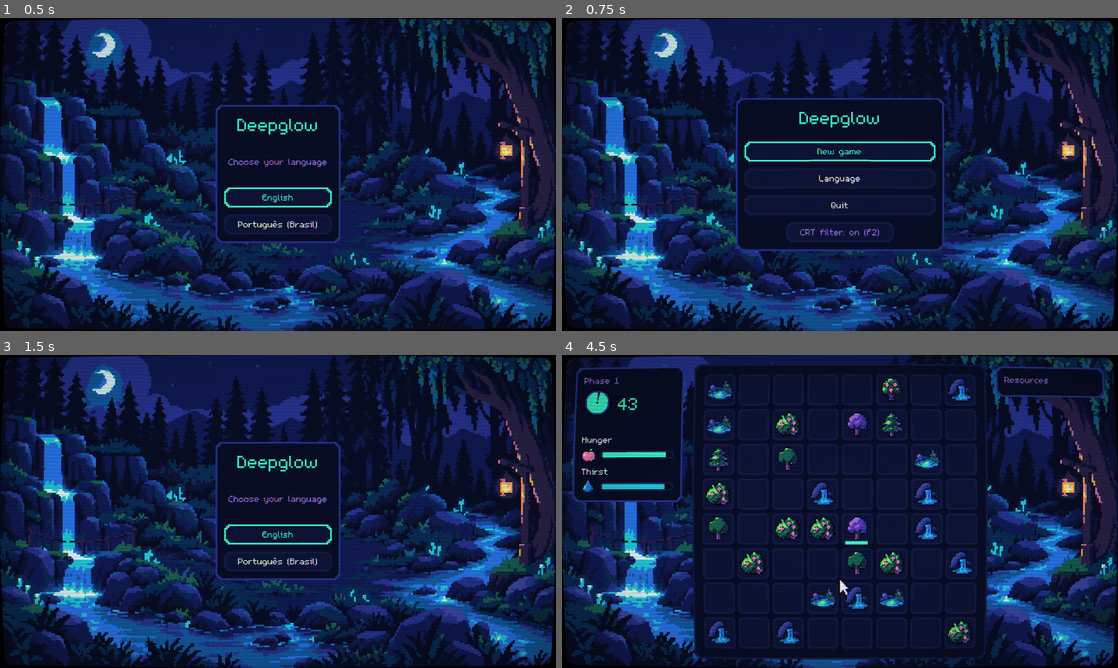
Above: before the commit, frames 1-4 (two rows, left to right).
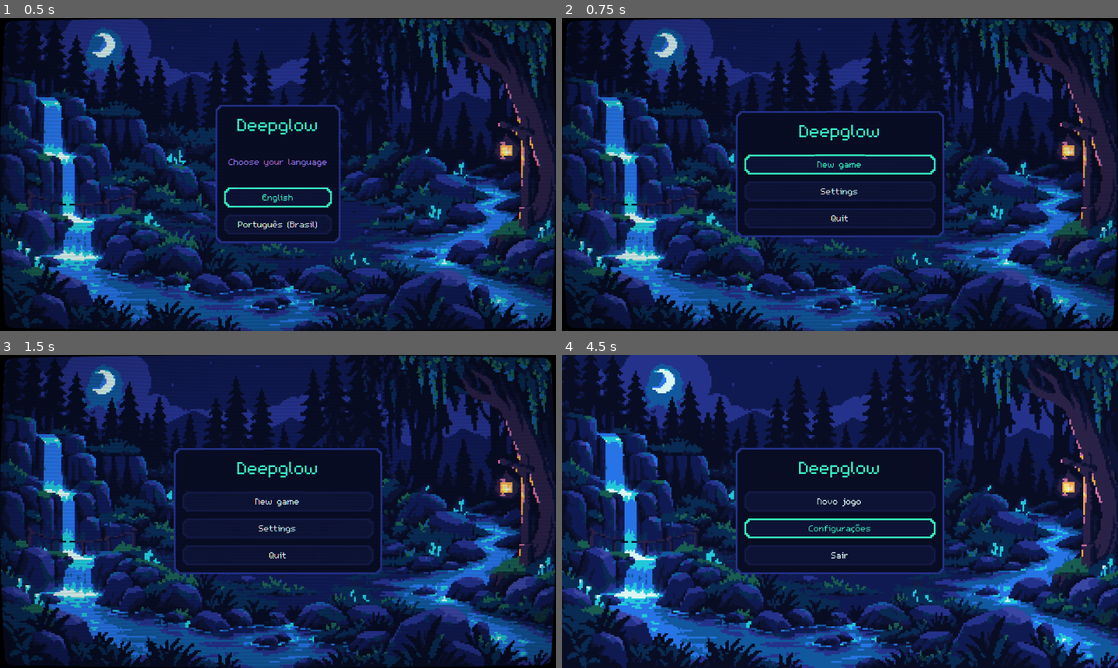
Above: after the commit, the same moments.

Repository: thiagoalgo/deepglow-ai-original
Game: Godot game, scene res://src/main/app.tscn
The game is run twice, just before and just after one commit, with the same random seed, the same clock (stepped at 60 frames per second) and the same inputs.
Inputs (mouse positions are in pixels of both pictures, inside the frame that each line leads up to):
- Up to frame 1 (0.5 s): no input
- Up to frame 2 (0.75 s): click "English" at 0.5 s
- Up to frame 3 (1.5 s): click (278, 514) at 1.25 s, where only the run before the commit has a clickable "Language"
- Up to frame 4 (4.5 s): click (840, 527) at 2 s, where only the run after the commit has a clickable "Settings"; click (840, 480) at 2.77 s; click (840, 511) at 3.52 s; click (840, 580) at 4.25 s, where only the run after the commit has a clickable "Voltar"

Frame 1 is identical in both runs. In frame 2, 4.6% of the frame differs, in the area x 31-69%, y 25-75%; in frame 3, 6.2%; in frame 4, 44%, in the area x 0-100%, y 0-100%.

Commit message:
feat: add settings screen (language, CRT, fullscreen) and save indicator
The title menu now has a single Settings entry; each setting is a
SettingRow applied and saved immediately (F11 toggles fullscreen).
Saves show a "Saving / Game saved" badge next to the Start button,
held for a few seconds since writing the save is instant. The GDD
roadmap gains M7 (publishing).

Co-Authored-By: Claude Opus 5.5 <noreply@anthropic.com>
Claude-Session: https://claude.ai/code/session_012dh8mRUjYh5ntJv4jzA78g

Diff:
--- a/localization/translations.csv
+++ b/localization/translations.csv
@@ -10,10 +10,17 @@
 UI_LANGUAGE,Language,Idioma
 UI_QUIT,Quit,Sair
 UI_MAIN_MENU,Menu,Menu
+UI_SETTINGS,Settings,Configurações
+UI_SETTING_CRT,CRT filter,Filtro CRT
+UI_SETTING_FULLSCREEN,Fullscreen,Tela cheia
+UI_ON,On,Ligado
+UI_OFF,Off,Desligado
+UI_BACK,Back,Voltar
+UI_SAVING,Saving,Salvando
+UI_SAVED,Game saved,Jogo salvo
+UI_SAVE_FAILED,Save failed,Falha ao salvar
 UI_BUY,Buy,Comprar
 UI_MAXED,Max,Máx
-UI_CRT_ON,CRT filter: on (F2),Filtro CRT: ligado (F2)
-UI_CRT_OFF,CRT filter: off (F2),Filtro CRT: desligado (F2)
 UI_SELECT_UPGRADE,Select an upgrade to see its details.,Selecione uma evolução para ver os detalhes.
 UI_LEVEL,%d/%d,%d/%d
 UI_UPGRADES_TITLE,Upgrades,Evoluções
--- a/project.godot
+++ b/project.godot
@@ -63,6 +63,11 @@
 "events": [Object(InputEventKey,"resource_local_to_scene":false,"resource_name":"","device":-1,"window_id":0,"alt_press …(195 unchanged characters)…
 ]
 }
+toggle_fullscreen={
+"deadzone": 0.2,
+"events": [Object(InputEventKey,"resource_local_to_scene":false,"resource_name":"","device":-1,"window_id":0,"alt_pressed":false,"shift_pressed":false,"ctrl_pressed":false,"meta_pressed":false,"pressed":false,"keycode":0,"physical_keycode":4194342,"key_label":0,"unicode":0,"location":0,"echo":false,"script":null)
+]
+}
 
 [internationalization]
 
--- a/src/autoload/settings.gd
+++ b/src/autoload/settings.gd
@@ -1,12 +1,13 @@
 extends Node
 ## Player settings (autoload "Settings"), persisted to user://settings.cfg.
 ##
-## Owns the active locale and the CRT filter switch. To add a language: add a column to
+## Owns the active locale, the CRT filter and fullscreen (edited on the Settings screen). To add a language: add a column to
 ## localization/translations.csv, register the generated .translation in
 ## Project Settings > Localization, and add an entry to SUPPORTED_LOCALES.
 
 signal locale_changed(locale: String)
 signal crt_changed(enabled: bool)
+signal fullscreen_changed(enabled: bool)
 
 const SAVE_PATH := "user://settings.cfg"
 const DEFAULT_LOCALE := "en"
@@ -19,6 +20,8 @@
 var locale: String = DEFAULT_LOCALE
 ## Soft CRT look (curved tube, scanlines). Toggle: title screen or the toggle_crt action (F2).
 var crt_enabled: bool = true
+## Toggle: Settings screen or the toggle_fullscreen action (F11).
+var fullscreen: bool = false
 
 var _config := ConfigFile.new()
 var _has_saved_locale: bool = false
@@ -27,6 +30,8 @@
 func _ready() -> void:
 	_load()
 	_apply_locale()
+	if fullscreen:
+		_apply_fullscreen()
 
 
 ## True once the player has picked a language at least once.
@@ -51,6 +56,13 @@
 	crt_changed.emit(crt_enabled)
 
 
+func set_fullscreen(enabled: bool) -> void:
+	fullscreen = enabled
+	_apply_fullscreen()
+	_save()
+	fullscreen_changed.emit(fullscreen)
+
+
 ## Best supported match for a system/locale string (e.g. "pt_PT" -> "pt_BR").
 static func match_supported_locale(requested: String) -> String:
 	if SUPPORTED_LOCALES.has(requested):
@@ -66,6 +78,13 @@
 	TranslationServer.set_locale(locale)
 
 
+func _apply_fullscreen() -> void:
+	if DisplayServer.get_name() == "headless":
+		return
+	var mode := DisplayServer.WINDOW_MODE_FULLSCREEN if fullscreen else DisplayServer.WINDOW_MODE_WINDOWED
+	DisplayServer.window_set_mode(mode)
+
+
 func _load() -> void:
 	if _config.load(SAVE_PATH) == OK and _config.has_section_key("general", "locale"):
 		locale = match_supported_locale(str(_config.get_value("general", "locale")))
@@ -73,12 +92,14 @@
 	else:
 		locale = match_supported_locale(OS.get_locale())
 	crt_enabled = bool(_config.get_value("video", "crt", crt_enabled))
+	fullscreen = bool(_config.get_value("video", "fullscreen", fullscreen))
 
 
 func _save() -> void:
 	if _has_saved_locale:
 		_config.set_value("general", "locale", locale)
 	_config.set_value("video", "crt", crt_enabled)
+	_config.set_value("video", "fullscreen", fullscreen)
 	var err := _config.save(SAVE_PATH)
 	if err != OK:
 		push_error("Failed to save settings: %s" % error_string(err))
--- a/src/game/game.gd
+++ b/src/game/game.gd
@@ -60,11 +60,13 @@
 	_bind_run_state()
 
 
-## Writes the current run to the save slot. Only meaningful between phases.
+## Writes the current run to the save slot and shows the save badge on the
+## upgrade screen (saves only happen between phases).
 func save_run() -> void:
 	var err := SaveSystem.write(SaveGame.capture(run_seed, phase_number, inventory, progression))
 	if err != OK:
 		push_error("Failed to save the run: %s" % error_string(err))
+	upgrade_screen.show_save(err == OK)
 
 
 ## Seed for a given phase: stable per run, different per phase.
--- a/src/main/app.gd
+++ b/src/main/app.gd
@@ -24,6 +24,9 @@
 	if event.is_action_pressed(&"toggle_crt"):
 		Settings.set_crt_enabled(not Settings.crt_enabled)
 		get_viewport().set_input_as_handled()
+	elif event.is_action_pressed(&"toggle_fullscreen"):
+		Settings.set_fullscreen(not Settings.fullscreen)
+		get_viewport().set_input_as_handled()
 
 
 ## Largest integer scale that fits the window; the rest is black letterbox.
--- a/src/main/main.gd
+++ b/src/main/main.gd
@@ -1,12 +1,13 @@
 extends Node
 ## Entry point and screen flow:
 ##   first launch: LanguageSelect -> TitleMenu;  later launches: TitleMenu
-##   TitleMenu -> Game (continue the saved run or start a new one) / LanguageSelect
+##   TitleMenu -> Game (continue the saved run or start a new one) / SettingsScreen
 ##   Game "Menu" -> TitleMenu
 ## Screens are PackedScene exports that only emit signals; Main swaps them.
 
 @export var language_select_scene: PackedScene
 @export var title_menu_scene: PackedScene
+@export var settings_scene: PackedScene
 @export var game_scene: PackedScene
 
 var _current_screen: Node
@@ -25,14 +26,20 @@
 	_switch_to(screen)
 
 
-func _show_title_menu() -> void:
+func _show_title_menu(from_settings: bool = false) -> void:
 	var save := SaveSystem.read()
 	var screen := title_menu_scene.instantiate() as TitleMenu
-	screen.setup(save.phase_number + 1 if save else 0)
+	screen.setup(save.phase_number + 1 if save else 0, from_settings)
 	screen.continue_requested.connect(_start_game.bind(save), CONNECT_ONE_SHOT)
 	screen.new_game_requested.connect(_on_new_game_requested, CONNECT_ONE_SHOT)
-	screen.language_requested.connect(_show_language_select, CONNECT_ONE_SHOT)
+	screen.settings_requested.connect(_show_settings, CONNECT_ONE_SHOT)
 	screen.quit_requested.connect(get_tree().quit, CONNECT_ONE_SHOT)
+	_switch_to(screen)
+
+
+func _show_settings() -> void:
+	var screen := settings_scene.instantiate() as SettingsScreen
+	screen.closed.connect(_show_title_menu.bind(true), CONNECT_ONE_SHOT)
 	_switch_to(screen)
 
 
--- a/src/main/main.tscn
+++ b/src/main/main.tscn
@@ -4,9 +4,11 @@
 [ext_resource type="PackedScene" path="res://src/ui/language_select/language_select.tscn" id="2_lang"]
 [ext_resource type="PackedScene" path="res://src/game/game.tscn" id="3_game"]
 [ext_resource type="PackedScene" path="res://src/ui/title_menu/title_menu.tscn" id="4_title"]
+[ext_resource type="PackedScene" path="res://src/ui/settings/settings_screen.tscn" id="5_settings"]
 
 [node name="Main" type="Node"]
 script = ExtResource("1_main")
 language_select_scene = ExtResource("2_lang")
 title_menu_scene = ExtResource("4_title")
+settings_scene = ExtResource("5_settings")
 game_scene = ExtResource("3_game")
--- a/src/ui/language_select/language_select.gd
+++ b/src/ui/language_select/language_select.gd
@@ -3,7 +3,8 @@
 ## Start screen: pick the game language.
 ## One button per entry in Settings.SUPPORTED_LOCALES (built at runtime).
 ## Focusing/hovering a language previews the whole screen in that language;
-## confirming persists it through Settings. Shown on first launch and from the title menu.
+## confirming persists it through Settings. Shown only on first launch
+## (later changes: Settings screen).
 
 signal language_confirmed(locale: String)
 
--- /dev/null
+++ b/src/ui/save_indicator/save_icon.gd
@@ -0,0 +1,50 @@
+@tool
+class_name SaveIcon
+extends Control
+## 16x16 pixel icon for the save indicator: three blinking dots while saving,
+## a check when saved, a cross on failure. Whole 2x2 blocks, palette only.
+
+enum Look { DOTS, CHECK, CROSS }
+
+const SIZE := 16
+const CHECK_BLOCKS: Array[Vector2i] = [
+	Vector2i(1, 8), Vector2i(3, 10), Vector2i(5, 12), Vector2i(7, 10),
+	Vector2i(9, 8), Vector2i(11, 6), Vector2i(13, 4),
+]
+const CROSS_BLOCKS: Array[Vector2i] = [
+	Vector2i(3, 3), Vector2i(5, 5), Vector2i(7, 7), Vector2i(9, 9), Vector2i(11, 11),
+	Vector2i(11, 3), Vector2i(9, 5), Vector2i(5, 9), Vector2i(3, 11),
+]
+
+@export var look: Look = Look.DOTS:
+	set(v):
+		look = v
+		queue_redraw()
+## Which dot is lit (0..2) in the DOTS look.
+@export_range(0, 2) var active_dot: int = 0:
+	set(v):
+		active_dot = v
+		queue_redraw()
+@export var on_color: Color = Palette.VEGETATION_NEON_TEAL
+@export var off_color: Color = Palette.STRUCTURE_INDIGO
+@export var fail_color: Color = Palette.LIGHT_PINK
+
+
+func _init() -> void:
+	custom_minimum_size = Vector2(SIZE, SIZE)
+
+
+func _draw() -> void:
+	match look:
+		Look.DOTS:
+			for i: int in 3:
+				draw_rect(Rect2(1 + i * 5, 6, 4, 4), on_color if i == active_dot else off_color)
+		Look.CHECK:
+			_draw_blocks(CHECK_BLOCKS, on_color)
+		Look.CROSS:
+			_draw_blocks(CROSS_BLOCKS, fail_color)
+
+
+func _draw_blocks(blocks: Array[Vector2i], color: Color) -> void:
+	for block: Vector2i in blocks:
+		draw_rect(Rect2(block, Vector2(2, 2)), color)
--- /dev/null
+++ b/src/ui/save_indicator/save_indicator.gd
@@ -0,0 +1,63 @@
+class_name SaveIndicator
+extends PanelContainer
+## Small "Saving… / Game saved" badge (bottom-left of the upgrade screen).
+## Saving itself takes a few milliseconds, so the badge holds "Saving" for
+## SAVING_TIME and the result for RESULT_TIME, long enough to be noticed.
+
+const SAVING_TIME := 1.2
+const RESULT_TIME := 1.8
+const DOT_STEP := 0.25
+
+enum Stage { HIDDEN, SAVING, RESULT }
+
+var _stage: Stage = Stage.HIDDEN
+var _elapsed: float = 0.0
+var _ok: bool = true
+
+@onready var _icon: SaveIcon = %Icon
+@onready var _label: Label = %Label
+
+
+func _ready() -> void:
+	hide()
+	set_process(false)
+
+
+## Shows the badge for a save that just happened (`ok` = it succeeded).
+func show_save(ok: bool) -> void:
+	_ok = ok
+	_stage = Stage.SAVING
+	_elapsed = 0.0
+	show()
+	set_process(true)
+	_update()
+
+
+func dismiss() -> void:
+	_stage = Stage.HIDDEN
+	hide()
+	set_process(false)
+
+
+func _process(delta: float) -> void:
+	_elapsed += delta
+	if _stage == Stage.SAVING and _elapsed >= SAVING_TIME:
+		_stage = Stage.RESULT
+		_elapsed = 0.0
+	elif _stage == Stage.RESULT and _elapsed >= RESULT_TIME:
+		dismiss()
+		return
+	_update()
+
+
+func _update() -> void:
+	match _stage:
+		Stage.SAVING:
+			_icon.look = SaveIcon.Look.DOTS
+			_icon.active_dot = int(_elapsed / DOT_STEP) % 3
+			_label.text = tr(&"UI_SAVING")
+			_label.theme_type_variation = &"MutedLabel"
+		Stage.RESULT:
+			_icon.look = SaveIcon.Look.CHECK if _ok else SaveIcon.Look.CROSS
+			_label.text = tr(&"UI_SAVED") if _ok else tr(&"UI_SAVE_FAILED")
+			_label.theme_type_variation = &"" if _ok else &"AlertLabel"
--- /dev/null
+++ b/src/ui/save_indicator/save_indicator.tscn
@@ -0,0 +1,29 @@
+[gd_scene format=3]
+
+[ext_resource type="Script" path="res://src/ui/save_indicator/save_indicator.gd" id="1_indicator"]
+[ext_resource type="Script" path="res://src/ui/save_indicator/save_icon.gd" id="2_icon"]
+
+[node name="SaveIndicator" type="PanelContainer"]
+size_flags_vertical = 4
+mouse_filter = 2
+theme_type_variation = &"CompactPanel"
+script = ExtResource("1_indicator")
+
+[node name="Row" type="HBoxContainer" parent="."]
+layout_mode = 2
+mouse_filter = 2
+theme_override_constants/separation = 6
+
+[node name="Icon" type="Control" parent="Row"]
+unique_name_in_owner = true
+custom_minimum_size = Vector2(16, 16)
+layout_mode = 2
+size_flags_vertical = 4
+mouse_filter = 2
+script = ExtResource("2_icon")
+
+[node name="Label" type="Label" parent="Row"]
+unique_name_in_owner = true
+layout_mode = 2
+text = "UI_SAVING"
+vertical_alignment = 1
--- /dev/null
+++ b/src/ui/settings/setting_row.gd
@@ -0,0 +1,65 @@
+class_name SettingRow
+extends Button
+## One line of the Settings screen: "Name      < Value >".
+## The whole row is a focusable button: left/right (keys, d-pad) step through
+## the options, a click/confirm advances to the next one (wrapping around).
+## New settings (volume, ...) are new rows; values live in the Settings autoload.
+
+signal value_changed(index: int)
+
+## Translation key of the setting name.
+@export var label_key: StringName
+
+var _options: PackedStringArray = []
+var _index: int = 0
+
+@onready var _name_label: Label = %NameLabel
+@onready var _value_label: Label = %ValueLabel
+
+
+func _ready() -> void:
+	_name_label.text = label_key
+	pressed.connect(_step.bind(1))
+	focus_entered.connect(_update_colors)
+	focus_exited.connect(_update_colors)
+	mouse_entered.connect(_update_colors)
+	mouse_exited.connect(_update_colors)
+	_update_colors()
+
+
+## Display strings (already translated) and the selected index. Does not emit.
+func set_options(options: PackedStringArray, index: int) -> void:
+	_options = options
+	_index = clampi(index, 0, maxi(0, options.size() - 1))
+	_update_value()
+
+
+func _gui_input(event: InputEvent) -> void:
+	if event.is_action_pressed(&"ui_left"):
+		_step(-1)
+		accept_event()
+	elif event.is_action_pressed(&"ui_right"):
+		_step(1)
+		accept_event()
+
+
+func _step(direction: int) -> void:
+	if _options.size() < 2:
+		return
+	_index = posmod(_index + direction, _options.size())
+	_update_value()
+	value_changed.emit(_index)
+
+
+func _update_value() -> void:
+	if _value_label and not _options.is_empty():
+		_value_label.text = "<  %s  >" % _options[_index]
+
+
+func _update_colors() -> void:
+	var active := has_focus() or is_hovered()
+	var name_color := get_theme_color(&"font_focus_color", &"Button") if active \
+		else get_theme_color(&"font_color", &"MutedLabel")
+	var value_color := get_theme_color(&"font_focus_color" if active else &"font_color", &"Button")
+	_name_label.add_theme_color_override(&"font_color", name_color)
+	_value_label.add_theme_color_override(&"font_color", value_color)
--- /dev/null
+++ b/src/ui/settings/setting_row.tscn
@@ -0,0 +1,34 @@
+[gd_scene format=3]
+
+[ext_resource type="Script" path="res://src/ui/settings/setting_row.gd" id="1_row"]
+
+[node name="SettingRow" type="Button"]
+custom_minimum_size = Vector2(320, 28)
+script = ExtResource("1_row")
+
+[node name="Layout" type="HBoxContainer" parent="."]
+layout_mode = 1
+anchors_preset = 15
+anchor_right = 1.0
+anchor_bottom = 1.0
+offset_left = 10.0
+offset_right = -10.0
+grow_horizontal = 2
+grow_vertical = 2
+mouse_filter = 2
+
+[node name="NameLabel" type="Label" parent="Layout"]
+unique_name_in_owner = true
+layout_mode = 2
+size_flags_horizontal = 3
+mouse_filter = 2
+vertical_alignment = 1
+
+[node name="ValueLabel" type="Label" parent="Layout"]
+unique_name_in_owner = true
+custom_minimum_size = Vector2(164, 0)
+layout_mode = 2
+mouse_filter = 2
+auto_translate_mode = 2
+horizontal_alignment = 1
+vertical_alignment = 1
--- /dev/null
+++ b/src/ui/settings/settings_screen.gd
@@ -0,0 +1,47 @@
+class_name SettingsScreen
+extends Control
+## Player settings: language, CRT filter, fullscreen (volume rows come with audio).
+## Every change applies and is saved immediately through the Settings autoload;
+## Back (or the cancel action) closes the screen.
+
+signal closed
+
+@onready var _language_row: SettingRow = %LanguageRow
+@onready var _crt_row: SettingRow = %CrtRow
+@onready var _fullscreen_row: SettingRow = %FullscreenRow
+@onready var _back_button: Button = %BackButton
+
+
+func _ready() -> void:
+	_language_row.value_changed.connect(_on_language_changed)
+	_crt_row.value_changed.connect(func(index: int) -> void: Settings.set_crt_enabled(index == 1))
+	_fullscreen_row.value_changed.connect(func(index: int) -> void: Settings.set_fullscreen(index == 1))
+	_back_button.pressed.connect(closed.emit)
+	Settings.locale_changed.connect(_refresh.unbind(1))
+	Settings.crt_changed.connect(_refresh.unbind(1))
+	Settings.fullscreen_changed.connect(_refresh.unbind(1))
+	_refresh()
+	_language_row.grab_focus.call_deferred()
+
+
+func _unhandled_input(event: InputEvent) -> void:
+	if event.is_action_pressed(&"cancel") or event.is_action_pressed(&"ui_cancel"):
+		get_viewport().set_input_as_handled()
+		closed.emit()
+
+
+func _refresh() -> void:
+	# Language names are always written in their own language (never translated).
+	_language_row.set_options(PackedStringArray(Settings.SUPPORTED_LOCALES.values()),
+		_locales().find(Settings.locale))
+	var off_on := PackedStringArray([tr(&"UI_OFF"), tr(&"UI_ON")])
+	_crt_row.set_options(off_on, 1 if Settings.crt_enabled else 0)
+	_fullscreen_row.set_options(off_on, 1 if Settings.fullscreen else 0)
+
+
+func _on_language_changed(index: int) -> void:
+	Settings.set_locale(_locales()[index])
+
+
+func _locales() -> PackedStringArray:
+	return PackedStringArray(Settings.SUPPORTED_LOCALES.keys())
--- /dev/null
+++ b/src/ui/settings/settings_screen.tscn
@@ -0,0 +1,73 @@
+[gd_scene format=3]
+
+[ext_resource type="Script" path="res://src/ui/settings/settings_screen.gd" id="1_settings"]
+[ext_resource type="Texture2D" path="res://assets/sprites/board/background.png" id="2_background"]
+[ext_resource type="PackedScene" path="res://src/ui/settings/setting_row.tscn" id="3_row"]
+
+[node name="SettingsScreen" type="Control"]
+layout_mode = 3
+anchors_preset = 15
+anchor_right = 1.0
+anchor_bottom = 1.0
+grow_horizontal = 2
+grow_vertical = 2
+script = ExtResource("1_settings")
+
+[node name="Background" type="TextureRect" parent="."]
+layout_mode = 1
+anchors_preset = 15
+anchor_right = 1.0
+anchor_bottom = 1.0
+grow_horizontal = 2
+grow_vertical = 2
+mouse_filter = 2
+texture = ExtResource("2_background")
+stretch_mode = 0
+
+[node name="Center" type="CenterContainer" parent="."]
+layout_mode = 1
+anchors_preset = 15
+anchor_right = 1.0
+anchor_bottom = 1.0
+grow_horizontal = 2
+grow_vertical = 2
+
+[node name="Panel" type="PanelContainer" parent="Center"]
+layout_mode = 2
+theme_type_variation = &"HudPanel"
+
+[node name="Layout" type="VBoxContainer" parent="Center/Panel"]
+layout_mode = 2
+theme_override_constants/separation = 16
+
+[node name="Title" type="Label" parent="Center/Panel/Layout"]
+layout_mode = 2
+theme_type_variation = &"TitleLabel"
+text = "UI_SETTINGS"
+horizontal_alignment = 1
+
+[node name="Rows" type="VBoxContainer" parent="Center/Panel/Layout"]
+layout_mode = 2
+theme_override_constants/separation = 8
+
+[node name="LanguageRow" parent="Center/Panel/Layout/Rows" instance=ExtResource("3_row")]
+unique_name_in_owner = true
+layout_mode = 2
+label_key = &"UI_LANGUAGE"
+
+[node name="CrtRow" parent="Center/Panel/Layout/Rows" instance=ExtResource("3_row")]
+unique_name_in_owner = true
+layout_mode = 2
+label_key = &"UI_SETTING_CRT"
+
+[node name="FullscreenRow" parent="Center/Panel/Layout/Rows" instance=ExtResource("3_row")]
+unique_name_in_owner = true
+layout_mode = 2
+label_key = &"UI_SETTING_FULLSCREEN"
+
+[node name="BackButton" type="Button" parent="Center/Panel/Layout"]
+unique_name_in_owner = true
+layout_mode = 2
+size_flags_horizontal = 4
+theme_type_variation = &"SmallButton"
+text = "UI_BACK"
--- a/src/ui/title_menu/title_menu.gd
+++ b/src/ui/title_menu/title_menu.gd
@@ -1,31 +1,33 @@
 class_name TitleMenu
 extends Control
 ## Title screen: Continue (only when a save exists), New game (asks for
-## confirmation before overwriting a save), Language, CRT filter and Quit.
+## confirmation before overwriting a save), Settings and Quit.
 ## Main decides what each choice does; this screen only reports it.
 
 signal continue_requested
 signal new_game_requested
-signal language_requested
+signal settings_requested
 signal quit_requested
 
 ## Next phase of the saved run; 0 when there is no save.
 var _saved_next_phase: int = 0
+var _focus_settings: bool = false
 
 @onready var _menu: VBoxContainer = %Menu
 @onready var _continue_button: Button = %ContinueButton
 @onready var _new_game_button: Button = %NewGameButton
-@onready var _language_button: Button = %LanguageButton
-@onready var _crt_toggle: Button = %CrtToggle
+@onready var _settings_button: Button = %SettingsButton
 @onready var _quit_button: Button = %QuitButton
 @onready var _confirm: VBoxContainer = %Confirm
 @onready var _confirm_button: Button = %ConfirmButton
 @onready var _cancel_button: Button = %CancelButton
 
 
-## Call before adding the screen to the tree.
-func setup(saved_next_phase: int) -> void:
+## Call before adding the screen to the tree. `focus_settings`: coming back
+## from the Settings screen, so keep the focus on its button.
+func setup(saved_next_phase: int, focus_settings: bool = false) -> void:
 	_saved_next_phase = saved_next_phase
+	_focus_settings = focus_settings
 
 
 func _ready() -> void:
@@ -33,21 +35,19 @@
 	_continue_button.text = tr(&"UI_CONTINUE_RUN") % _saved_next_phase
 	_continue_button.pressed.connect(continue_requested.emit)
 	_new_game_button.pressed.connect(_on_new_game_pressed)
-	_language_button.pressed.connect(language_requested.emit)
-	_crt_toggle.pressed.connect(func() -> void: Settings.set_crt_enabled(not Settings.crt_enabled))
+	_settings_button.pressed.connect(settings_requested.emit)
 	_quit_button.pressed.connect(quit_requested.emit)
 	# Quitting makes no sense in a browser build.
 	_quit_button.visible = not OS.has_feature("web")
 	_confirm_button.pressed.connect(new_game_requested.emit)
-	_cancel_button.pressed.connect(_show_menu.bind(true))
-	Settings.crt_changed.connect(_update_crt_label)
-	_update_crt_label(Settings.crt_enabled)
-	_show_menu(false)
+	_cancel_button.pressed.connect(_show_menu.bind(_new_game_button))
+	var first := _continue_button if _continue_button.visible else _new_game_button
+	_show_menu(_settings_button if _focus_settings else first)
 
 
 func _unhandled_input(event: InputEvent) -> void:
 	if _confirm.visible and event.is_action_pressed(&"cancel"):
-		_show_menu(true)
+		_show_menu(_new_game_button)
 		get_viewport().set_input_as_handled()
 
 
@@ -60,14 +60,7 @@
 		new_game_requested.emit()
 
 
-## Shows the main buttons; focus goes to New game when coming back from the
-## confirmation, otherwise to the first visible option.
-func _show_menu(from_confirm: bool) -> void:
+func _show_menu(focus: Button) -> void:
 	_confirm.hide()
 	_menu.show()
-	var target := _new_game_button if from_confirm or not _continue_button.visible else _continue_button
-	target.grab_focus.call_deferred()
-
-
-func _update_crt_label(enabled: bool) -> void:
-	_crt_toggle.text = tr(&"UI_CRT_ON") if enabled else tr(&"UI_CRT_OFF")
+	focus.grab_focus.call_deferred()
--- a/src/ui/title_menu/title_menu.tscn
+++ b/src/ui/title_menu/title_menu.tscn
@@ -61,22 +61,15 @@
 layout_mode = 2
 text = "UI_NEW_GAME"
 
-[node name="LanguageButton" type="Button" parent="Center/Panel/Layout/Menu"]
+[node name="SettingsButton" type="Button" parent="Center/Panel/Layout/Menu"]
 unique_name_in_owner = true
 layout_mode = 2
-text = "UI_LANGUAGE"
+text = "UI_SETTINGS"
 
 [node name="QuitButton" type="Button" parent="Center/Panel/Layout/Menu"]
 unique_name_in_owner = true
 layout_mode = 2
 text = "UI_QUIT"
-
-[node name="CrtToggle" type="Button" parent="Center/Panel/Layout/Menu"]
-unique_name_in_owner = true
-layout_mode = 2
-size_flags_horizontal = 4
-theme_type_variation = &"SmallButton"
-text = "UI_CRT_ON"
 
 [node name="Confirm" type="VBoxContainer" parent="Center/Panel/Layout"]
 unique_name_in_owner = true
--- a/src/ui/upgrade_tree/upgrade_tree_screen.gd
+++ b/src/ui/upgrade_tree/upgrade_tree_screen.gd
@@ -23,6 +23,7 @@
 @onready var _buy_button: Button = %BuyButton
 @onready var _start_button: Button = %StartButton
 @onready var _menu_button: Button = %MenuButton
+@onready var _save_indicator: SaveIndicator = %SaveIndicator
 
 
 func _ready() -> void:
@@ -44,6 +45,11 @@
 	_tree_view.build(database)
 	_refresh()
 	show()
+
+
+## Shows the "Saving… / Game saved" badge next to the Start button.
+func show_save(ok: bool) -> void:
+	_save_indicator.show_save(ok)
 
 
 func _refresh() -> void:
@@ -122,6 +128,7 @@
 
 func _close() -> void:
 	_selected = null
+	_save_indicator.dismiss()
 	var focused := get_viewport().gui_get_focus_owner()
 	if focused:
 		focused.release_focus()
--- a/src/ui/upgrade_tree/upgrade_tree_screen.tscn
+++ b/src/ui/upgrade_tree/upgrade_tree_screen.tscn
@@ -2,6 +2,7 @@
 
 [ext_resource type="Script" path="res://src/ui/upgrade_tree/upgrade_tree_screen.gd" id="1_screen"]
 [ext_resource type="Script" path="res://src/ui/upgrade_tree/upgrade_tree_view.gd" id="2_view"]
+[ext_resource type="PackedScene" path="res://src/ui/save_indicator/save_indicator.tscn" id="3_save_indicator"]
 
 [node name="UpgradeTreeScreen" type="Control"]
 layout_mode = 3
@@ -121,7 +122,15 @@
 
 [node name="Footer" type="HBoxContainer" parent="Margin/Stack"]
 layout_mode = 2
-alignment = 2
+
+[node name="SaveIndicator" parent="Margin/Stack/Footer" instance=ExtResource("3_save_indicator")]
+unique_name_in_owner = true
+layout_mode = 2
+
+[node name="Spacer" type="Control" parent="Margin/Stack/Footer"]
+layout_mode = 2
+size_flags_horizontal = 3
+mouse_filter = 2
 
 [node name="StartButton" type="Button" parent="Margin/Stack/Footer"]
 unique_name_in_owner = true
Not shown, added: src/ui/save_indicator/save_icon.gd.uid
Not shown, added: src/ui/save_indicator/save_indicator.gd.uid
Not shown, added: src/ui/settings/setting_row.gd.uid
Not shown, added: src/ui/settings/settings_screen.gd.uid
Not shown, changed: AGENTS.md
Not shown, changed: docs/game-design.md
